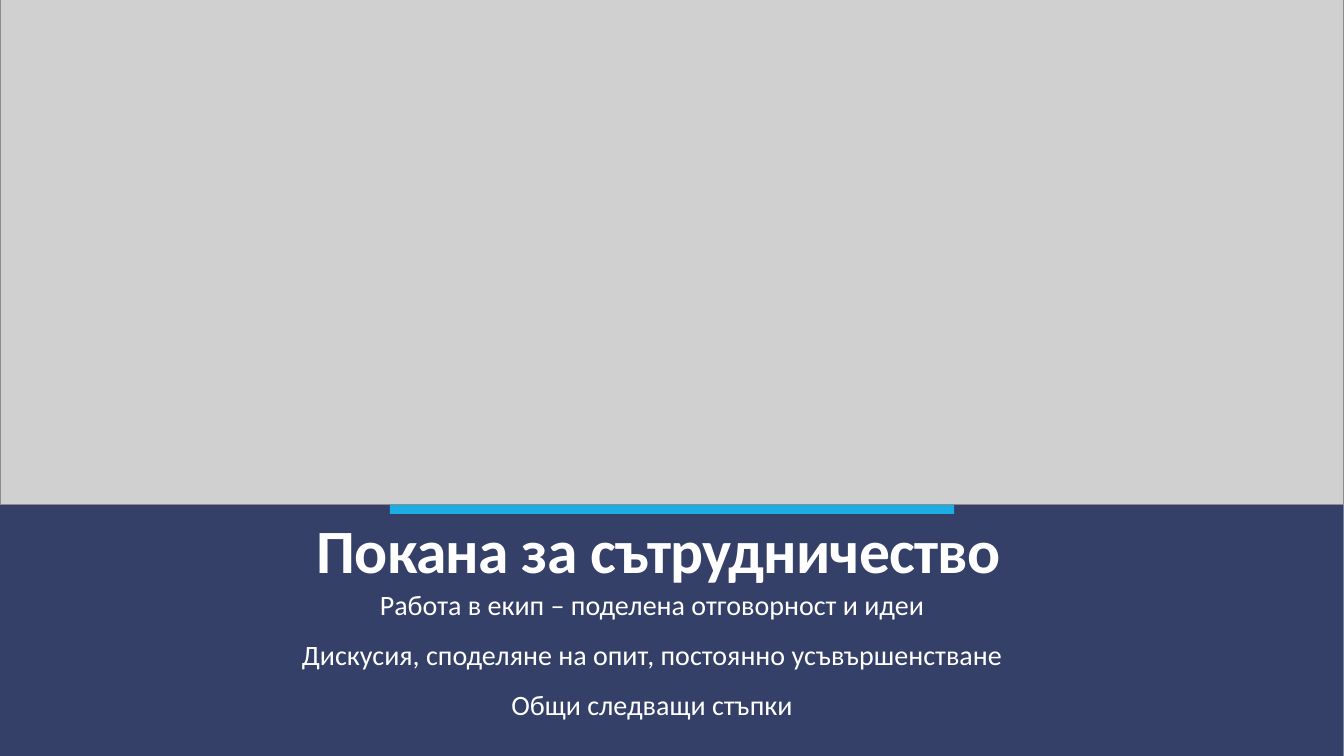
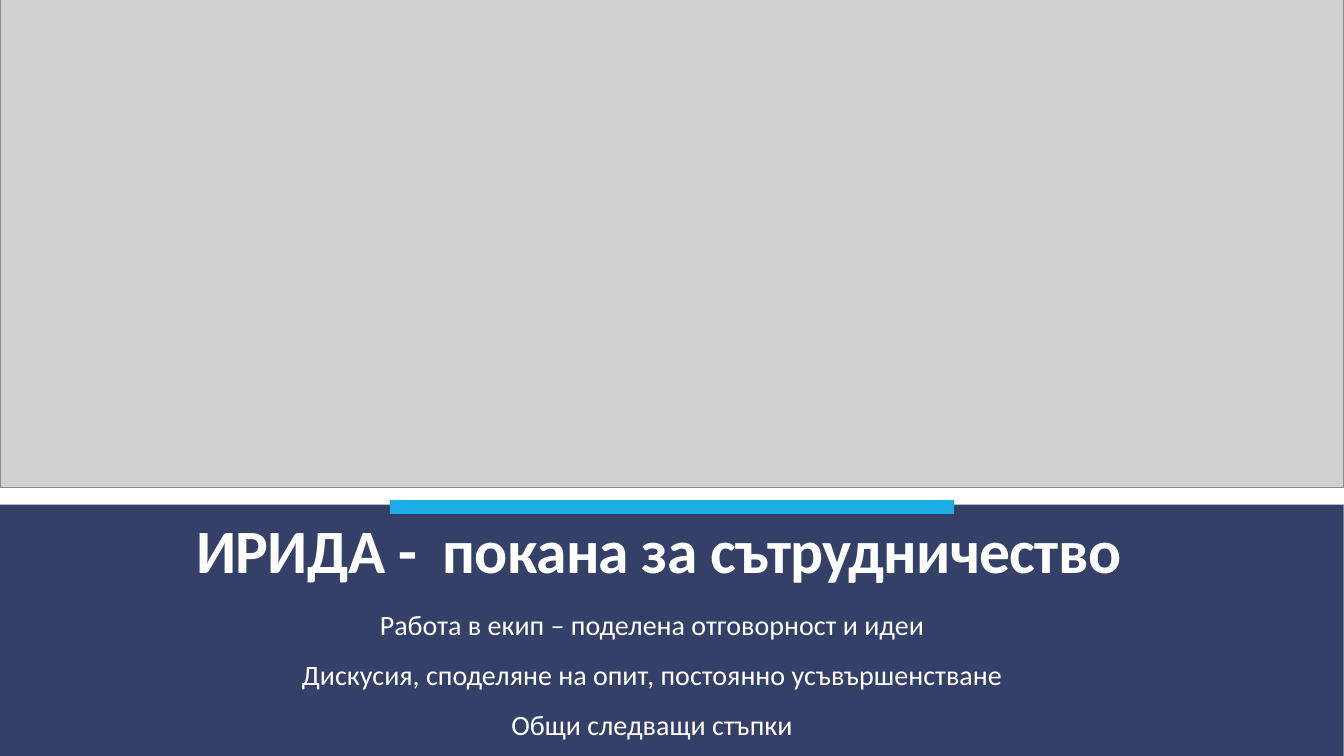
Before and after one commit to gimas-bansko/IRIDA, a slide deck: slide 11 of Проект/Представяне/ИРИДА.pptx. Drawn at 1344x756 pixels with LibreOffice and Linux fonts; fonts in the diff are those of the drawing; grey boxes stand for pictures. Boxes give left, top, right and bottom in pixels: in the first picture for what was removed or moved away, otherwise in the second. Text is boxed around its words. In the diff, an @@ line names an element or a change of style, - is before the commit and + after.

Commit message:
работа по представяне

```diff
--- a/Проект/Представяне/ИРИДА.pptx
+++ b/Проект/Представяне/ИРИДА.pptx
@@ picture: place and size @@
-picture at <box>0,0,1344,505</box>
+picture at <box>0,0,1344,488</box>
@@ title at <box>196,533,1122,583</box>: text changed @@
-Покана за сътрудничество
+ИРИДА - покана за сътрудничество
@@ text "Работа в екип – поделена ...": place and size @@
-text "Работа в екип – поделена ..." at <box>302,596,1002,720</box>
+text "Работа в екип – поделена ..." at <box>302,616,1002,740</box>
```
Also in this commit, not shown: 1 other slide changed, 4 slides added, 4 slides removed, 3 other files.
